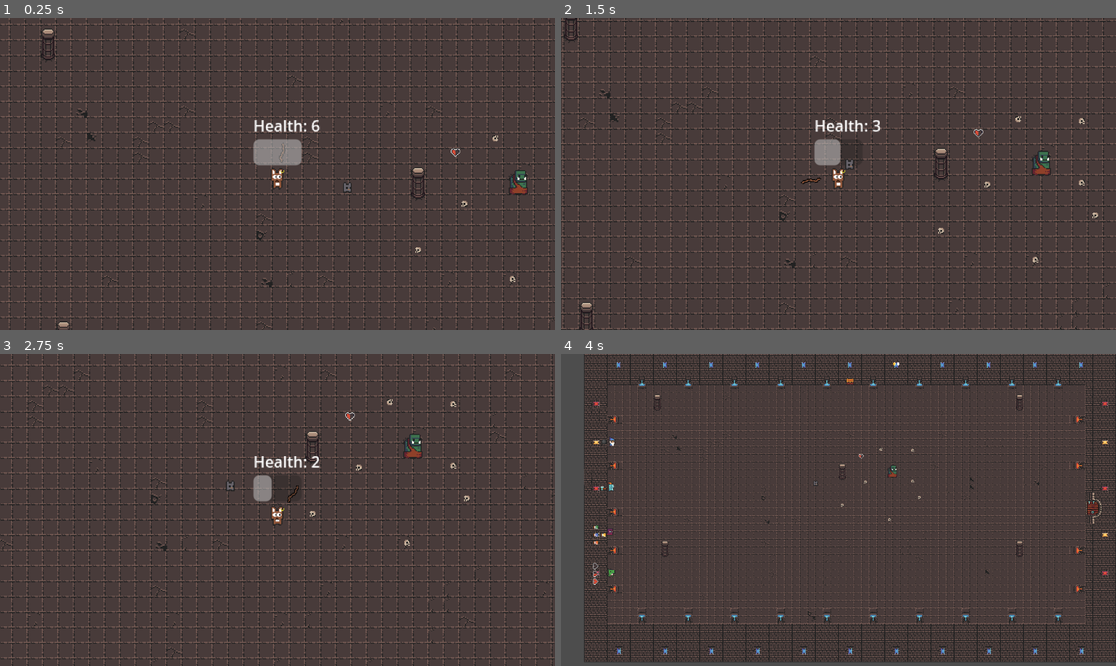
Above: before the commit, frames 1-4 (two rows, left to right).
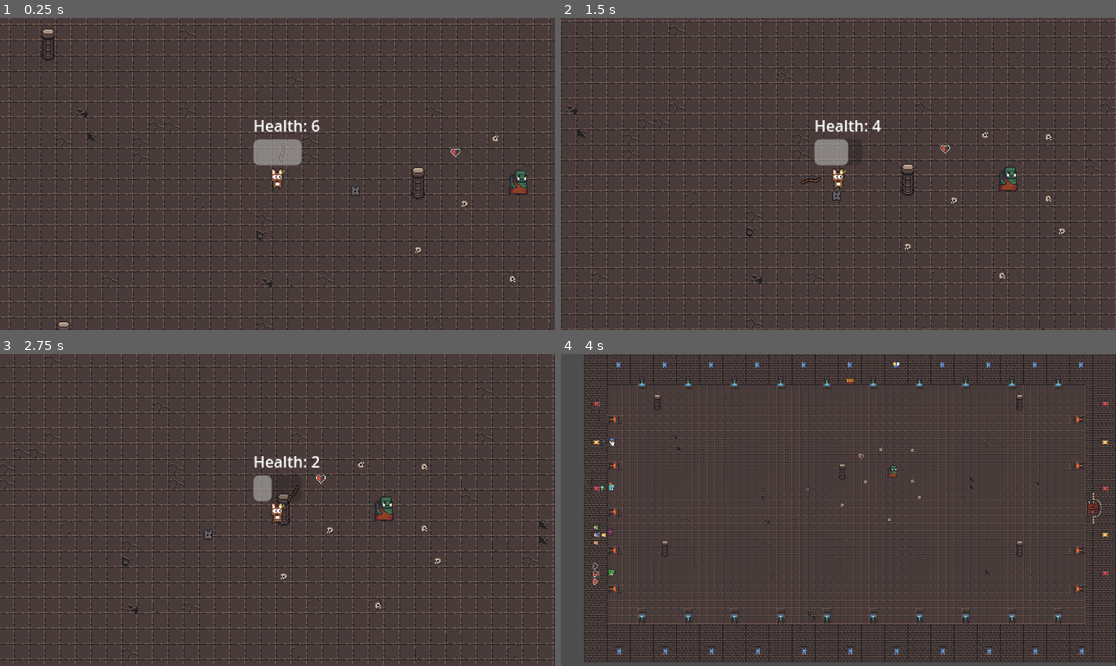
Above: after the commit, the same moments.

Repository: Naigma/proyecto_godot_2526
Game: Godot game, scene res://modules/levels/tutorial/tutorial.tscn
Same seed, same stepped clock (60 frames per second), same inputs: the game is played once before the commit and once after it. The project has no main scene, so this scene is started directly.
Inputs (mouse positions are in pixels of both pictures, inside the frame that each line leads up to):
- Up to frame 1 (0.25 s): no input
- Up to frame 2 (1.5 s): tap Enter (ui_accept) at 0.5, 0.77 s; move the mouse to (960, 158) at 0.52 s; hold D (right) 0.53-1.28 s; tap E (interact) at 0.6, 1.35 s; move the mouse to (727, 189) at 1.27 s; hold S (down) from 1.28 s (still down)
- Up to frame 3 (2.75 s): tap Enter (ui_accept) at 1.52 s; move the mouse to (333, 441) at 2.02 s; release S (down) at 2.03 s; hold D (right) from 2.03 s (still down); tap E (interact) at 2.1 s
- Up to frame 4 (4 s): move the mouse to (810, 572) at 2.77 s; release D (right) at 2.78 s; hold W (up) 2.78-3.53 s; tap E (interact) at 2.85, 3.6 s; tap Enter (ui_accept) at 3.02, 3.77 s; move the mouse to (1005, 556) at 3.52 s; hold A (left) from 3.53 s (still down)

The runs differ from the first frame. In frame 1, less than 0.1% of the frame differs, in the area x 61-65%, y 52-58%; in frame 2, 22%; in frame 3, 24%, in the area x 0-100%, y 0-100%; in frame 4, less than 0.1%.
Error before the commit: Invalid access to property or key 'global_position' on a base object of type 'previously freed'. (res://modules/FSM/follow_state.gd:13)

Commit message:
Made idle_state

Diff:
--- /dev/null
+++ b/modules/FSM/idle_state.gd
@@ -0,0 +1,27 @@
+extends State
+class_name IdleState
+
+@export var enemy: CharacterBody2D
+@export var move_speed := 10.0
+
+var move_direction : Vector2
+var wander_time : float
+
+func randomize_wander():
+	move_direction = Vector2(randf_range(-1 , 1), randf_range(-1 , 1)).normalized()
+	wander_time = randf_range(1 , 3)
+
+func enter():
+	randomize_wander()
+
+func update(delta : float):
+	if wander_time > 0 :
+		wander_time -= delta
+
+	else:
+		randomize_wander()
+
+func physics_update(_delta: float):
+	if enemy:
+		enemy.velocity = move_direction * move_speed
+		enemy.move_and_slide()
--- a/modules/enemy_stupid/enemy_stupid.tscn
+++ b/modules/enemy_stupid/enemy_stupid.tscn
@@ -1,9 +1,10 @@
-[gd_scene load_steps=10 format=3 uid="uid://ccfy6fv8o6y8r"]
+[gd_scene load_steps=11 format=3 uid="uid://ccfy6fv8o6y8r"]
 
 [ext_resource type="Script" uid="uid://bswpwr514tcgs" path="res://modules/enemy_stupid/enemy_stupid.gd" id="1_ns2yd"]
 [ext_resource type="Texture2D" uid="uid://huxpbx5og7fr" path="res://assets/dungeon_tileset_ii/tileset_jonathan.png" id="2_ns2yd"]
 [ext_resource type="Script" uid="uid://4okd8uhdjjem" path="res://modules/FSM/fsm.gd" id="3_ogxh1"]
-[ext_resource type="Script" uid="uid://18tt443d04ff" path="res://modules/FSM/follow_state.gd" id="4_et5mq"]
+[ext_resource type="Script" path="res://modules/FSM/follow_state.gd" id="4_et5mq"]
+[ext_resource type="Script" uid="uid://edoxuinj6t8r" path="res://modules/FSM/idle_state.gd" id="5_et5mq"]
 
 [sub_resource type="AtlasTexture" id="AtlasTexture_nh1pq"]
 atlas = ExtResource("2_ns2yd")
@@ -55,12 +56,16 @@
 
 [node name="FSM" type="Node" parent="." node_paths=PackedStringArray("initial_state")]
 script = ExtResource("3_ogxh1")
-initial_state = NodePath("FollowState")
+initial_state = NodePath("IdleState")
 metadata/_custom_type_script = "uid://4okd8uhdjjem"
 
 [node name="FollowState" type="Node" parent="FSM" node_paths=PackedStringArray("enemy")]
 script = ExtResource("4_et5mq")
 enemy = NodePath("../..")
-metadata/_custom_type_script = "uid://18tt443d04ff"
+
+[node name="IdleState" type="Node" parent="FSM" node_paths=PackedStringArray("enemy")]
+script = ExtResource("5_et5mq")
+enemy = NodePath("../..")
+metadata/_custom_type_script = "uid://edoxuinj6t8r"
 
 [connection signal="timeout" from="Timer" to="." method="_on_timer_timeout"]
Not shown, added: modules/FSM/idle_state.gd.uid
